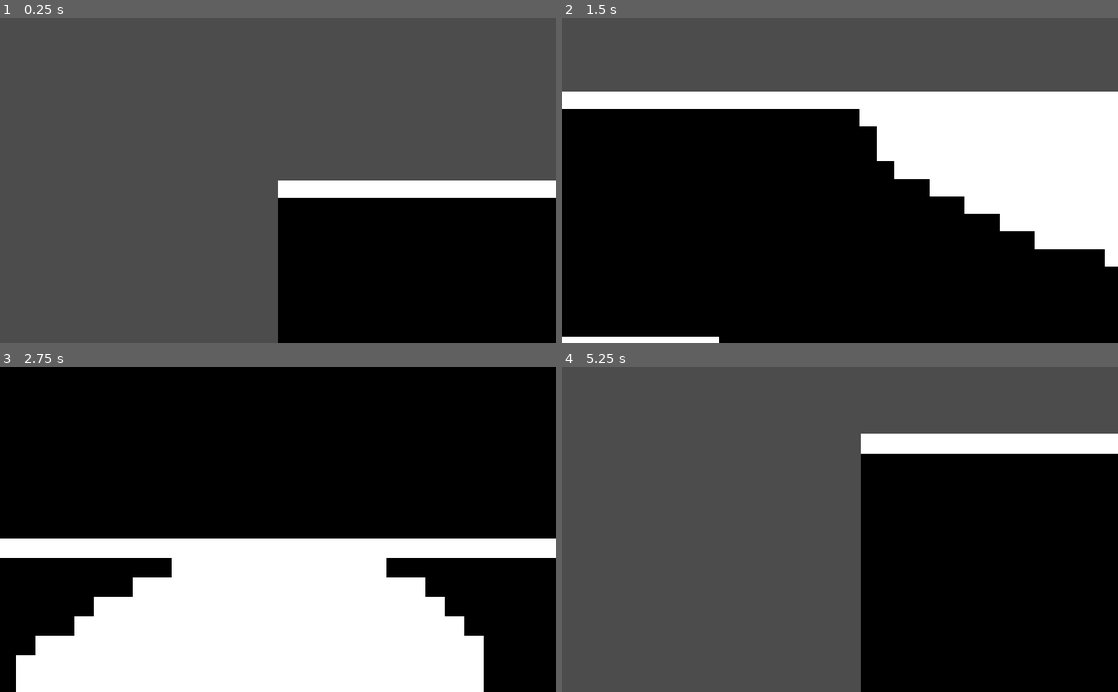
Above: before the commit, frames 1-4 (two rows, left to right).
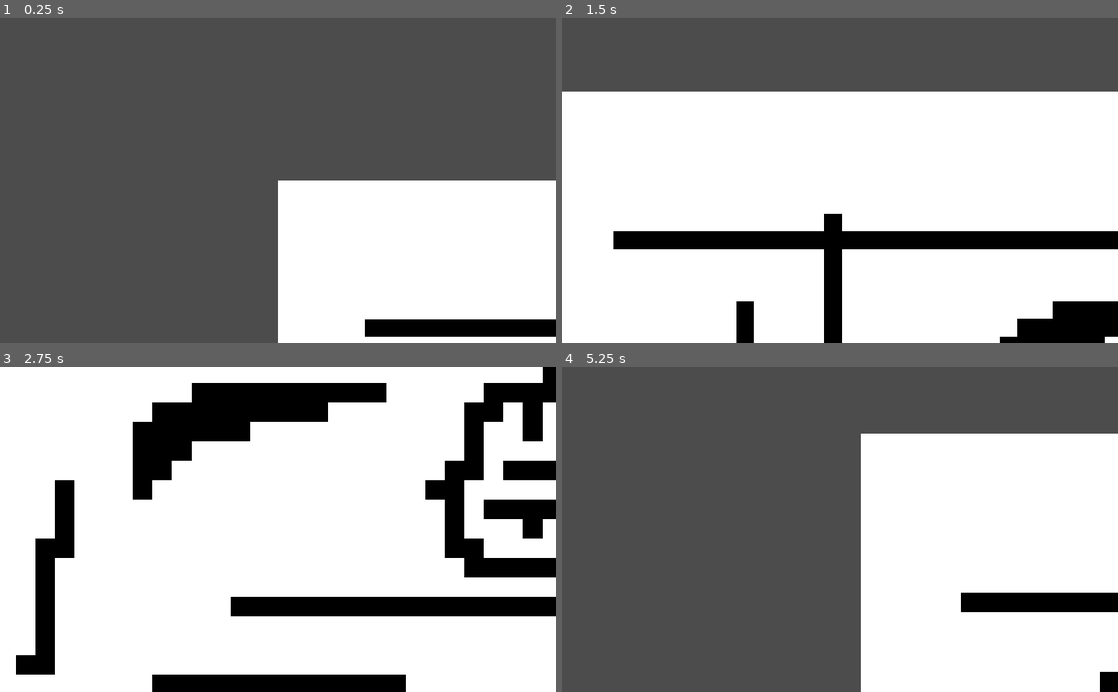
Above: after the commit, the same moments.

Repository: Urnark/ThesisProject
Game: Godot game, scene res://Scenes/Maps/MapHandler.tscn
The game is run twice, just before and just after one commit, with the same random seed, the same clock (stepped at 60 frames per second) and the same inputs.
Inputs (mouse positions are in pixels of both pictures, inside the frame that each line leads up to):
- Up to frame 1 (0.25 s): no input
- Up to frame 2 (1.5 s): tap Enter at 0.5 s; move the mouse to (962, 164) at 0.52 s; hold Right (ui_right) 0.53-1.28 s; hold Mouse wheel up (zoom_in) 0.53-1.28 s; move the mouse to (728, 196) at 1.27 s; hold Down (ui_down) from 1.28 s (still down); tap Mouse wheel down (zoom_out) at 1.35 s
- Up to frame 3 (2.75 s): move the mouse to (333, 458) at 2.02 s; release Down (ui_down) at 2.03 s; hold Right (ui_right) from 2.03 s (still down); hold Mouse wheel up (zoom_in) from 2.03 s (still down)
- Up to frame 4 (5.25 s): move the mouse to (812, 594) at 2.77 s; release Right (ui_right) at 2.78 s; release Mouse wheel up (zoom_in) at 2.78 s; hold Up (ui_up) 2.78-3.53 s; tap Mouse wheel down (zoom_out) at 2.85, 4.35 s; move the mouse to (1006, 578) at 3.52 s; hold Mouse wheel up (zoom_in) 3.53-4.28 s; hold Left (ui_left) 3.53-5.03 s; move the mouse to (673, 480) at 4.27 s; move the mouse to (867, 529) at 5.02 s; hold Down (ui_down) from 5.03 s (still down); hold Mouse wheel up (zoom_in) from 5.03 s (still down)

The runs differ from the first frame. In frame 1, 20% of the frame differs, in the area x 50-100%, y 55-100%; in frame 2, 50%; in frame 3, 57%, in the area x 0-100%, y 0-100%; in frame 4, 32%.

Commit message:
Can now load maps from .png files

Diff:
--- a/Scenes/Maps/Map.gd
+++ b/Scenes/Maps/Map.gd
@@ -35,3 +35,23 @@
 			if tile.tile_index == Global.TILES.cell:
 				tile.tile_index = Global.TILES.grid_cell
 		update_tile_map()
+
+	func load_map(path: String):
+		# Load map image from .png file
+		var image = Image.new()
+		image.load(path)
+		# Get width and height of the image
+		self.width = image.get_width()
+		self.height = image.get_height()
+
+		image.lock()
+
+		# Fill the tiles list
+		self.tiles.clear()
+		for x in self.width:
+			for y in self.height:
+				var wall = true if image.get_pixel(x, y).r == 0 else false
+				var tile_index = Global.TILES.wall if wall else Global.TILES.cell
+				self.tiles.append(Tile.new(tile_index, Vector2(x, y)))
+
+		image.unlock()
--- a/Scenes/Maps/MapHandler.gd
+++ b/Scenes/Maps/MapHandler.gd
@@ -13,7 +13,8 @@
 	randomize()
 
 	map = MapGD.Map.new(WIDTH, HEIGHT, $TileMap)
-	_p_generate_tile_map_with_noise(map)
+	map.load_map('res://Img/Maps/map0.png')
+	#_p_generate_tile_map_with_noise(map)
 	#map.set_wireframe()
 	map.update_tile_map()
 
Binary file added: Img/Maps/map0.png
Not shown, added: Img/Maps/map0.png.import
Binary file added: Img/Maps/map1.png
Not shown, added: Img/Maps/map1.png.import
